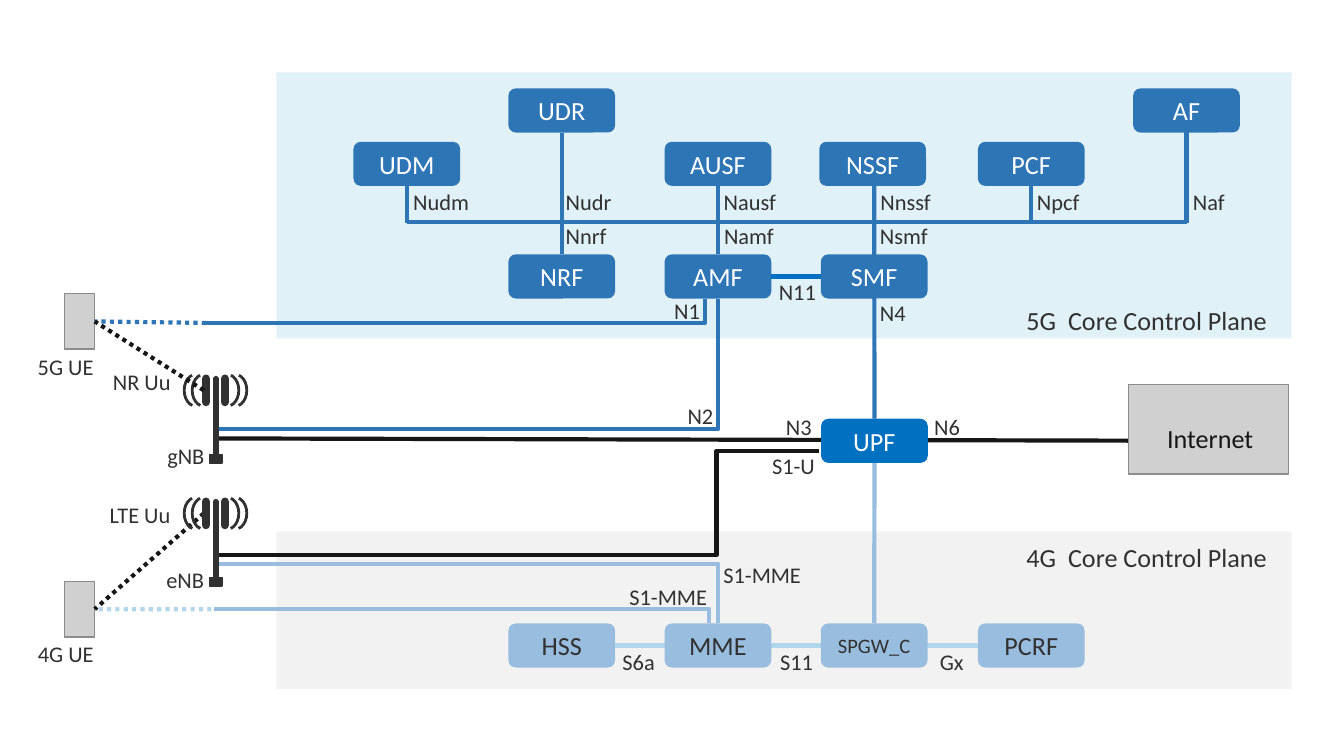
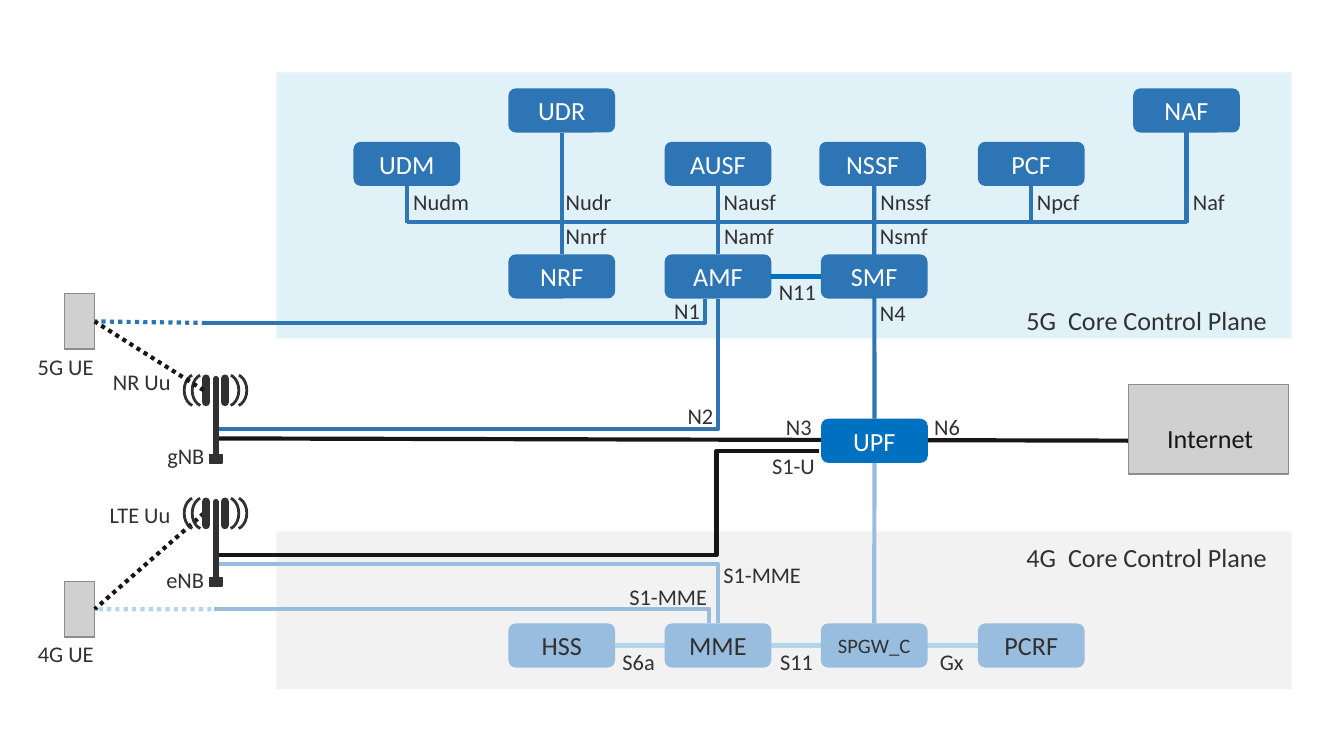
Before and after one commit to SystemsApproach/private5g, a slide deck: slide 22 of figures.pptx. Drawn at 1344x756 pixels with LibreOffice and Linux fonts; fonts in the diff are those of the drawing; grey boxes stand for pictures. Boxes give left, top, right and bottom in pixels: in the first picture for what was removed or moved away, otherwise in the second. Text is boxed around its words. In the diff, an @@ line names an element or a change of style, - is before the commit and + after.

```diff
--- a/figures.pptx
+++ b/figures.pptx
@@ text in rounded rectangle at [1164,103,1208,120]: text changed @@
-AF
+NAF
```
Also in this commit, not shown: 1 other slide changed, 1 slide added, 7 other files.
